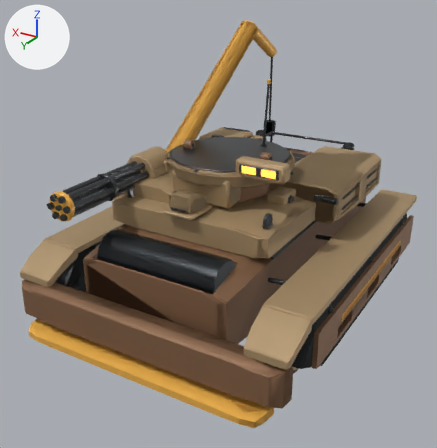
An edit to the FBX model unity/RogueCommandAssetAuthoring/Assets/RogueCommandExpansionSample/Models/SalvageHauler_LODs.fbx, drawn before and after from the same camera.
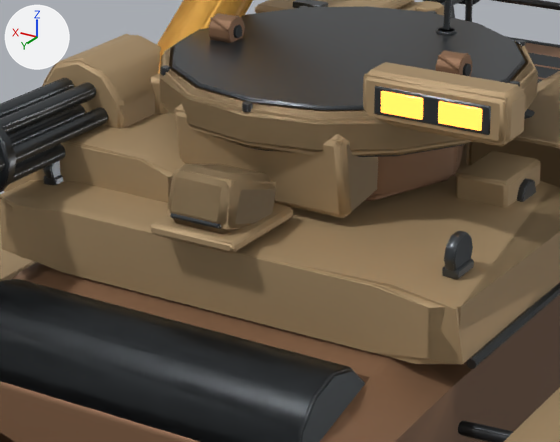
Old and new are each drawn whole from a camera (50 mm lens) standing at (-2.78, 5.2, 3.2) and looking at (0.08, 0.43, 0.82) and again close up on the part from 26% to 69% of the width and 30% to 64% of the height. Lighting does not change. The marker at upper left points along +X, +Y and +Z. The last two pictures show the newer version. Vertices at exactly the same position are counted once.

In view in the first close-up: 'LOD0_SalvageHauler_Batch_Emissive', 'LOD0_SalvageHauler_Batch_Gunmetal', 'LOD0_SalvageHauler_Batch_LightArmor', 'LOD0_SalvageHauler_Batch_PrimaryArmor', 'LOD0_SalvageHauler_Batch_Warning', 'LOD1_SalvageHauler_Batch_Gunmetal', 'LOD1_SalvageHauler_Batch_LightArmor', 'LOD1_SalvageHauler_Batch_PrimaryArmor', 'LOD2_SalvageHauler_Batch_Gunmetal', 'LOD2_SalvageHauler_Batch_LightArmor', 'LOD2_SalvageHauler_Batch_PrimaryArmor' and 3 more.
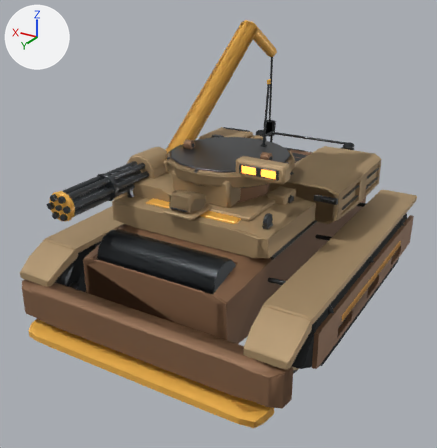
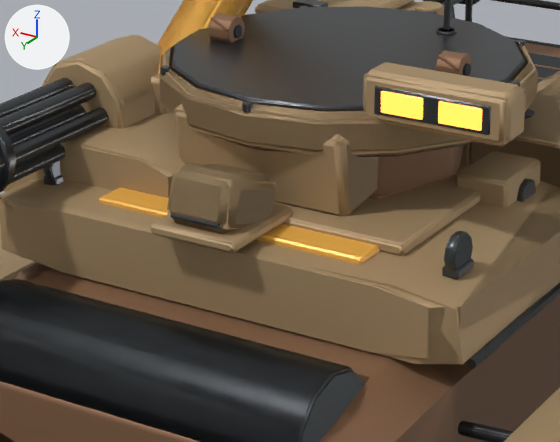
Pixel boxes [x1, y1, x2, y2] of what changed, in the close-ups (560 x 442 px):
part 1 of me_lod0_salvagehauler_batch_lightarmor_mesh_001, added (brown)
    after: [274, 162, 480, 256]
part 2 of me_lod0_salvagehauler_batch_warning_mesh_001, added (orange)
    after: [99, 187, 380, 264]
part 3 of me_lod1_salvagehauler_batch_lightarmor_mesh_001, added (mostly hidden)
    after: [289, 194, 477, 256]

What changed in the scene script:
```text
Change me_lod1_salvagehauler_batch_lightarmor_mesh_001:
    used by ob_lod1_salvagehauler_batch_lightarmor; location = (0.0, 0.0, 0.0)
    remove me_lod1_salvagehauler_batch_lightarmor_mesh_001.from_pydata(...)  # 463 vertices, 412 faces; spans x -1.39..1.39, y -1.54..1.88, z 0.53..1.66
    add me_lod1_salvagehauler_batch_lightarmor_mesh_001.from_pydata(...)  # 476 vertices, 426 faces; spans x -1.39..1.39, y -1.54..1.88, z 0.53..1.66
    me_lod1_salvagehauler_batch_lightarmor_mesh_001 part 3: the loose piece of 8 vertices spanning x -0.64..-0.46, y 0.22..0.46, z 1.1..1.25 is copied, and the copy is scaled about its middle by (6.46, 2.85, 0.219), then moved by (0.55, 0.27, 0.01); it spans x -0.55..0.55, y 0.26..0.97, z 1.18..1.21
    other edits to the shape of me_lod1_salvagehauler_batch_lightarmor_mesh_001 do not show in these pictures
Change me_lod0_salvagehauler_batch_lightarmor_mesh_001:
    used by ob_lod0_salvagehauler_batch_lightarmor; location = (0.0, 0.0, 0.0)
    remove me_lod0_salvagehauler_batch_lightarmor_mesh_001.from_pydata(...)  # 882 vertices, 844 faces; spans x -1.39..1.39, y -1.54..1.88, z 0.52..1.66
    add me_lod0_salvagehauler_batch_lightarmor_mesh_001.from_pydata(...)  # 906 vertices, 870 faces; spans x -1.39..1.39, y -1.54..1.88, z 0.52..1.66
    me_lod0_salvagehauler_batch_lightarmor_mesh_001 part 1: a new loose piece of 24 vertices spanning x -0.55..0.55, y 0.25..0.97, z 1.17..1.22, in mat_salvagehauler_lightarmor (brown #af956f)
Change me_lod0_salvagehauler_batch_warning_mesh_001:
    used by ob_lod0_salvagehauler_batch_warning; location = (0.0, 0.0, 0.0)
    remove me_lod0_salvagehauler_batch_warning_mesh_001.from_pydata(...)  # 1792 vertices, 1854 faces; spans x -1.42..1.42, y -1.78..2.04, z 0.02..2.62
    add me_lod0_salvagehauler_batch_warning_mesh_001.from_pydata(...)  # 1816 vertices, 1880 faces; spans x -1.42..1.42, y -1.78..2.04, z 0.02..2.62
    me_lod0_salvagehauler_batch_warning_mesh_001 part 2: a new loose piece of 24 vertices spanning x -0.47..0.47, y 0.94..1.08, z 1.17..1.2, in mat_salvagehauler_warning (orange #f6b850)
```
